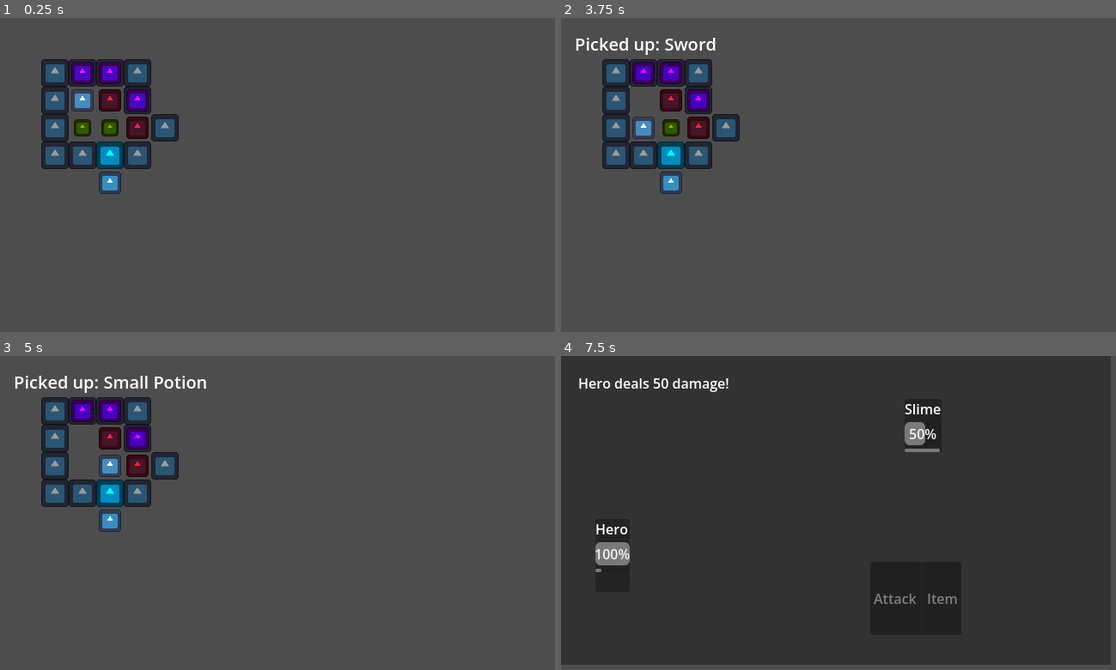
Above: before the commit, frames 1-4 (two rows, left to right).
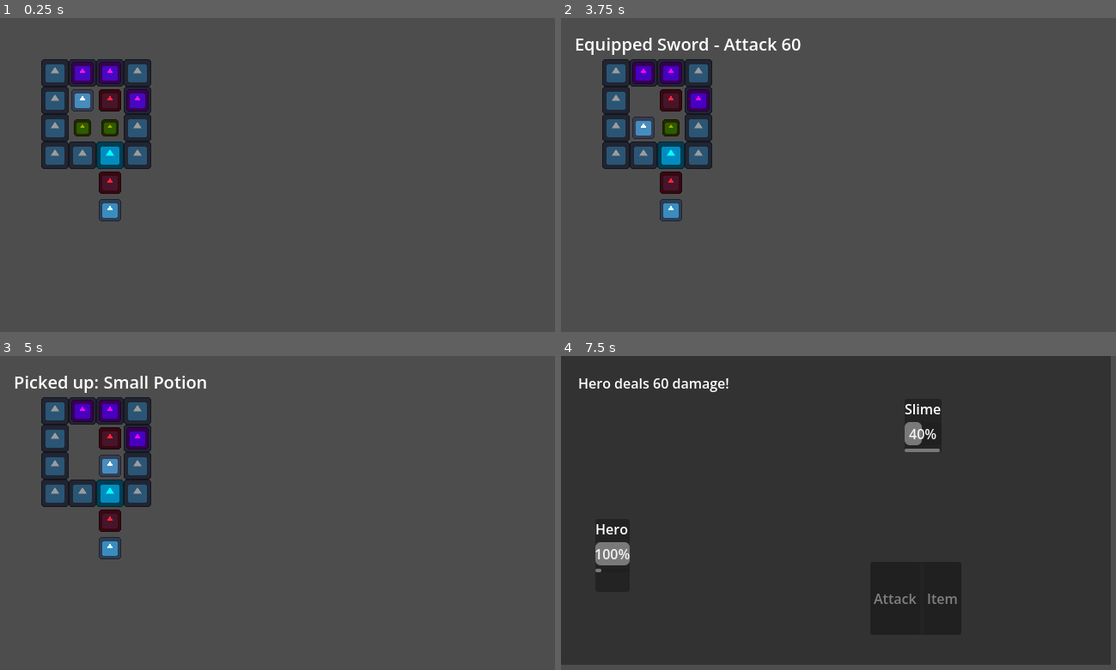
Above: after the commit, the same moments.

Repository: yifan-lee/Realmwand_The_First_Tower
Game: Godot game, scene res://scenes/main.tscn
Same seed, same stepped clock (60 frames per second), same inputs: the game is played once before the commit and once after it. The engine's default icon, where the game draws it, is replaced by a stand-in: a white triangle on a blue panel in a dark square.
Inputs:
- Up to frame 1 (0.25 s): no input
- Up to frame 2 (3.75 s): tap Enter at 0.5, 2, 3.5 s; hold E (interact) 0.53-1.28 s; hold W (move_up) 0.53-2.03 s; tap Space at 1.25, 2.75 s; tap E (interact) at 1.35, 2.85 s; hold E (interact) 2.03-2.78 s; hold A (move_left) 2.03-3.53 s; hold S (move_down) from 3.53 s (still down); hold E (interact) from 3.53 s (still down)
- Up to frame 3 (5 s): tap Space at 4.25 s; release S (move_down) at 4.28 s; release E (interact) at 4.28 s; hold D (move_right) from 4.28 s (still down); tap E (interact) at 4.35 s
- Up to frame 4 (7.5 s): release D (move_right) at 5.03 s; hold W (move_up) 5.03-5.78 s; hold E (interact) 5.03-5.78 s; hold D (move_right) 5.78-7.25 s; tap E (interact) at 5.85 s; hold E (interact) 6.53-7.25 s; click "Attack" at 7.25 s

The runs differ from the first frame. In frame 1, 1.4% of the frame differs, in the area x 17-33%, y 30-65%; in frame 2, 2.2%, in the area x 3-44%, y 6-65%; in frame 3, 1.4%; in frame 4, less than 0.1%.

Commit message:
add equipment

Diff:
--- a/scenes/main.tscn
+++ b/scenes/main.tscn
@@ -38,7 +38,7 @@
 position = Vector2(160, 96)
 
 [node name="TestWall6" parent="Walls" unique_id=2098726956 instance=ExtResource("2_0wfyh")]
-position = Vector2(192, 128)
+position = Vector2(160, 128)
 
 [node name="TestWall7" parent="Walls" unique_id=103373365 instance=ExtResource("2_0wfyh")]
 position = Vector2(160, 160)
@@ -55,13 +55,14 @@
 [node name="TestWall12" parent="Walls" unique_id=588703254 instance=ExtResource("2_0wfyh")]
 position = Vector2(64, 96)
 
-[node name="Pickup" parent="." unique_id=833630625 instance=ExtResource("3_sugp2")]
+[node name="SmallPotion" parent="." unique_id=833630625 instance=ExtResource("3_sugp2")]
 position = Vector2(128, 128)
 item_name = "Small Potion"
 
-[node name="Pickup2" parent="." unique_id=1446857492 instance=ExtResource("3_sugp2")]
+[node name="Sword" parent="." unique_id=1446857492 instance=ExtResource("3_sugp2")]
 position = Vector2(96, 128)
 item_name = "Sword"
+attack_bonus = 10
 
 [node name="UI" parent="." unique_id=1158568077 instance=ExtResource("5_tefeu")]
 offset = Vector2(16, 16)
@@ -80,12 +81,12 @@
 switch_id = 3
 
 [node name="ExitStairs" parent="." unique_id=394026365 instance=ExtResource("8_tipki")]
-position = Vector2(128, 192)
+position = Vector2(128, 224)
 
 [node name="WorldEnemy1" parent="." unique_id=1359354295 instance=ExtResource("9_85g3d")]
 position = Vector2(128, 96)
 
 [node name="WorldEnemy2" parent="." unique_id=1395840544 instance=ExtResource("9_85g3d")]
-position = Vector2(160, 128)
+position = Vector2(128, 192)
 
 [node name="BattleLayer" parent="." unique_id=1634381783 instance=ExtResource("10_choun")]
--- a/scripts/main.gd
+++ b/scripts/main.gd
@@ -38,6 +38,7 @@
 		world_enemy.battle_requested.connect(_on_battle_requested)
 	player.rewards_received.connect(_on_rewards_received)
 	player.leveled_up.connect(_on_player_leveled_up)
+	player.weapon_equipped.connect(_on_weapon_equipped)
 
 
 func _on_player_item_added(item_name: String) -> void:
@@ -141,3 +142,13 @@
 func _on_player_leveled_up(new_level: int) -> void:
 	pickup_message.text = "Level Up! Level %d" % new_level
 	pickup_message_timer.start()
+
+func _on_weapon_equipped(
+	weapon_name: String,
+	total_attack_power: int
+) -> void:
+	pickup_message.text = (
+		"Equipped %s - Attack %d"
+		% [weapon_name, total_attack_power]
+	)
+	pickup_message_timer.start()
--- a/scripts/pickup.gd
+++ b/scripts/pickup.gd
@@ -1,11 +1,11 @@
 extends Area2D
 
 @export var item_name: String = "Unknown Item"
-
+@export var attack_bonus: int = 0
 
 func _on_body_entered(body: Node2D) -> void:
 	var player := body as Player
 	if player == null:
 		return
-	player.add_item(item_name)
+	player.add_item(item_name, attack_bonus)
 	queue_free()
--- a/scripts/player.gd
+++ b/scripts/player.gd
@@ -7,6 +7,10 @@
 	gold_gained: int
 )
 signal leveled_up(new_level: int)
+signal weapon_equipped(
+	weapon_name: String,
+	total_attack_power: int
+)
 
 @onready var interaction_ray: RayCast2D = $InteractionRay
 
@@ -22,7 +26,13 @@
 var level: int = 1
 var experience_to_next_level: int = BASE_EXPERIENCE_REQUIREMENT
 var max_health: int = 100
-var attack_power: int = 50
+var base_attack_power: int = 50
+var equipment_attack_bonus: int = 0
+var equipped_weapon_name: String = ""
+
+var attack_power: int:
+	get:
+		return base_attack_power + equipment_attack_bonus
 
 func _unhandled_input(event: InputEvent) -> void:
 	if is_moving:
@@ -61,10 +71,30 @@
 	await tween.finished
 	is_moving = false
 
-func add_item(new_item_name: String) -> void:
+func add_item(
+	new_item_name: String,
+	attack_bonus: int = 0
+) -> void:
 	inventory.append(new_item_name)
 	item_added.emit(new_item_name)
+	if attack_bonus > 0:
+		equip_weapon(new_item_name, attack_bonus)
 	print("Inventory: ", inventory)
+
+func equip_weapon(
+	weapon_name: String,
+	attack_bonus: int
+) -> void:
+	equipped_weapon_name = weapon_name
+	equipment_attack_bonus = attack_bonus
+
+	weapon_equipped.emit(
+		weapon_name,
+		attack_power
+	)
+
+	print("Equipped: ", equipped_weapon_name)
+	print("Attack power: ", attack_power)
 
 func try_interact() -> void:
 	interaction_ray.force_raycast_update()
@@ -99,7 +129,7 @@
 		level += 1
 
 		max_health += 10
-		attack_power += 5
+		base_attack_power += 5
 
 		experience_to_next_level = (
 			BASE_EXPERIENCE_REQUIREMENT * level
